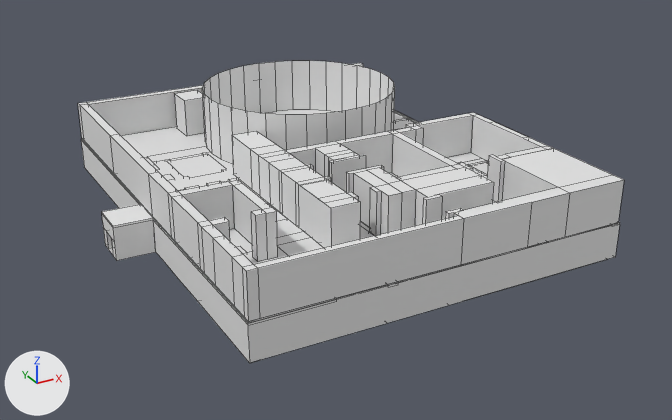
Two versions of the Blender file Assets/Scenes/Desert/RevampedMap/BlenderPyramid.blend, one commit apart.
Rendered twice from a camera (50 mm lens) standing at (32.7, -168.4, 82.7) and looking at (121.7, -6.6, 1.8). Lighting does not change. The marker at lower left points along +X, +Y and +Z. Mesh edges are drawn as thin lines.

The older version as bpy lines, for what is in view:
```python
me_circle_003 = bpy.data.meshes.new('Circle.003')
me_circle_003.from_pydata(...)  # 1682 vertices, 960 faces, 9 loose edges; spans x 74.0..161.1, y -50.0..50.0, z -12.3..7.5
# faces by material slot: [883, 77]
me_circle_003.materials.append(mat_sandbricks)  # its picture is missing
me_circle_003.materials.append(None)
# before: 1323 (82.0, -50.0, 5.0) at pixel (248, 336), 1324 (82.0, -50.0, 0.0) at pixel (249, 363), 1325 (84.0, -50.0, 0.0) at pixel (260, 359), 1326 (98.0, -50.0, 0.0) at pixel (336, 337), 1327 (161.0, -50.0, 7.0) at pixel (619, 224)
# before: 1328 (161.0, -50.0, 0.0) at pixel (615, 257), 1329 (108.0, -50.0, 0.0) at pixel (387, 323), 1332 (159.0, -50.0, 7.0) at pixel (612, 226), 1333 (159.0, -50.0, 0.0) at pixel (607, 259), 1334 (82.0, -50.0, 7.0) at pixel (248, 325)
# before: 1335 (84.0, -50.0, 7.0) at pixel (259, 322), 1336 (98.0, -50.0, 7.0) at pixel (336, 301), 1337 (108.0, -50.0, 7.0) at pixel (388, 287), 1338 (110.0, -50.0, 7.0) at pixel (398, 284), 1339 (108.0, -50.0, 7.4) at pixel (388, 285)
# before: 1340 (110.0, -50.0, 7.4) at pixel (398, 282), 1345 (133.0, -50.0, 0.0) at pixel (502, 289), 1348 (124.0, -50.0, 0.0) at pixel (462, 301), 1358 (143.0, -50.0, 7.4) at pixel (548, 242), 1359 (159.0, -50.0, 7.4) at pixel (612, 224)
# before: 1522 (98.0, -50.0, 7.4) at pixel (336, 298), 1528 (124.0, -50.0, 7.4) at pixel (465, 264), 1626 (133.0, -50.0, 7.4) at pixel (505, 253), 1671 (141.0, -50.0, 7.4) at pixel (539, 244)
me_cube_002 = bpy.data.meshes.new('Cube.002')
me_cube_002.from_pydata(...)  # 454 vertices, 363 faces, 1 loose edge; spans x -10.3..68.3, y -41.0..58.8, z -1.2..12.6
# faces by material slot: [291, 72]
me_cube_002.materials.append(mat_sandbricks)  # its picture is missing
me_cube_002.materials.append(mat_material)  # white #e7e7e7
ob_bottom_floor = bpy.data.objects.new('Bottom Floor', me_circle_003)
ob_bottom_floor.location = (0.0, 0.0, 0.0)
ob_firstfloor = bpy.data.objects.new('FirstFloor', me_cube_002)
ob_firstfloor.location = (92.5, -8.9, 8.3)
```
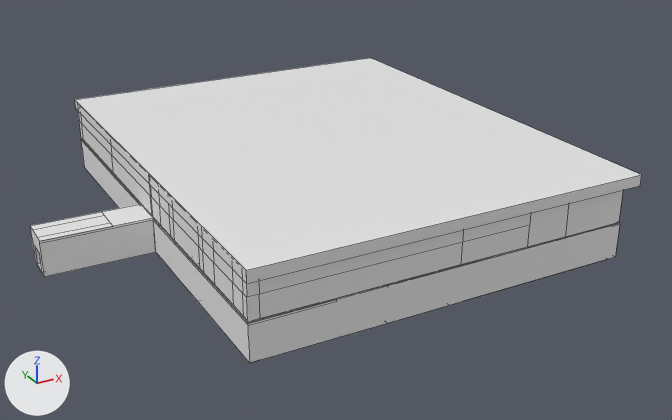
What changed in the scene script:
```text
Change me_circle_003:
    used by ob_bottom_floor; location = (0.0, 0.0, 0.0)
    verts and faces of me_circle_003; kept vertices keep their numbers, new ones are numbered from 1682
    remove me_circle_003.from_pydata(...)  # 1682 vertices, 960 faces, 9 loose edges; spans x 74.0..161.1, y -50.0..50.0, z -12.3..7.5
    add me_circle_003.from_pydata(...)  # 1678 vertices, 954 faces, 9 loose edges; spans x 60.0..161.1, y -50.0..50.0, z -12.3..7.5
    me_circle_003 part 1
    14 vertices are removed from x 74.0, y -4.0..4.0, z 4.0..7.4
    19 faces are deleted
    4 vertices in x 74.0, y -4.0..4.0, z 0.0 move by (-14.0, 0.0, 0.0)
    6 vertices are added at (60.0, -4.0, 4.0), (60.0, -4.0, 5.0), (60.0, 4.0, 5.0), (60.0, 4.0, 4.0), (60.0, -2.0, 7.4), (60.0, 2.0, 7.4)
    6 new vertices lie (-22.0, 0.0, 0.0) away from vertices in x 82.0, y -4.0..4.0, z 4.0..7.4
    13 new faces join them, mat_sandbricks (its picture is missing)
    1 new face joins them, mat_material (white #e7e7e7)
    me_circle_003 part 2
    add delete_vertices([1337, 1338])  # with the faces that use them
    add faces += [(1323, 1324, 1325, 1326, 1329, 1348, 1345, 1333, 1328, 1327, 1332, 1359, 1358, 1671, 1626, 1528, 1340, 1339, 1522, 1336, 1335, 1334)]  # mat_material (white #e7e7e7)
    add me_circle_003.materials.append(mat_material)  # white #e7e7e7
Change me_cube_002:
    used by ob_firstfloor; location = (92.5, -8.9, 8.3)
    remove me_cube_002.from_pydata(...)  # 454 vertices, 363 faces, 1 loose edge; spans x -10.3..68.3, y -41.0..58.8, z -1.2..12.6
    add me_cube_002.from_pydata(...)  # 489 vertices, 365 faces, 2 loose edges; spans x -10.4..68.7, y -41.1..58.9, z -1.2..8.2
    me_cube_002 part 3: the loose piece of 8 vertices spanning x 12.7..18.7, y 48.0..55.0, z -0.8..8.2 is deleted
    me_cube_002 part 4
    43 vertices are removed from x 12.7..68.3, y -21.0..58.5, z -0.8..12.6
    88 faces are deleted
    28 vertices in x 15.2..58.6, y 10.6..56.1, z 12.6 move by (0.0, 0.0, -4.4)
    20 vertices in x -10.3, y -39.5..56.5, z -0.8..8.2 move by (-0.1, 0.0, 0.0)
    10 vertices in x -8.3..68.3, y -41.0..-40.9, z -0.8..8.2 move by (0.0, -0.1, 0.0)
    12 vertices move from x -10.3..68.3, y -41.0..58.5, z -0.8..12.6 to x -10.4..68.6, y -41.1..58.9, z -0.8..8.2
    41 vertices are added at x 3.7..68.7, y 0.0..58.9, z -0.8..8.2
    16 new vertices lie (0.0, 0.0, -4.5) away from vertices in x -10.3..45.7, y -41.0..58.5, z 8.2
    8 new vertices lie (1.0, 0.0, 0.0) away from vertices in x -8.3, y -39.5..-22.5, z -0.8..8.2
    5 new vertices lie (0.0, 5.5, 0.0) away from vertices in x -10.4..-8.3, y -5.5, z -0.8..8.2
    5 new vertices lie (0.0, -0.5, 0.0) away from vertices in x -10.4..-8.3, y 5.5, z -0.8..8.2
    11 new vertices lie (0.0, 0.0, 9.0) away from vertices in x 9.7..68.7, y 7.0..56.5, z -0.8
    1 loose edge is added
    45 new faces join them, mat_sandbricks (its picture is missing)
    51 new faces join them, mat_material (white #e7e7e7)
Add me_cube_001:
    me_cube_001.from_pydata(...)  # a box spanning x -1.0..1.0, y -1.0..1.0, z -1.0..1.0
Add ob_cube_001:
    ob_cube_001 = bpy.data.objects.new('Cube.001', me_cube_001)
    ob_cube_001.location = (123.0, 0.0, 16.0)
    ob_cube_001.scale = (41.2, 50.8, 1.14)
```

Where the change shows, as pixel boxes [x1, y1, x2, y2] in the pictures (672 x 420 px; the box of a moved part takes in the faces that stretch with it):
'FirstFloor', reshaped
    before: [78, 61, 624, 322]
    after: [78, 111, 623, 322]
'Cube.001', added
    after: [75, 58, 642, 284]
'Bottom Floor', reshaped
    before: [81, 110, 620, 363]
    after: [30, 139, 620, 363]
part 1 of me_circle_003, moved or reshaped
    before: [102, 204, 156, 261]
    after: [30, 204, 156, 277]
part 2 of me_circle_003, cut back
    both: [248, 225, 620, 363]
part 3 of me_cube_002, deleted
    before: [175, 90, 205, 136]
part 4 of me_cube_002, moved or reshaped
    before: [78, 63, 624, 322]
    after: [78, 111, 569, 322]
